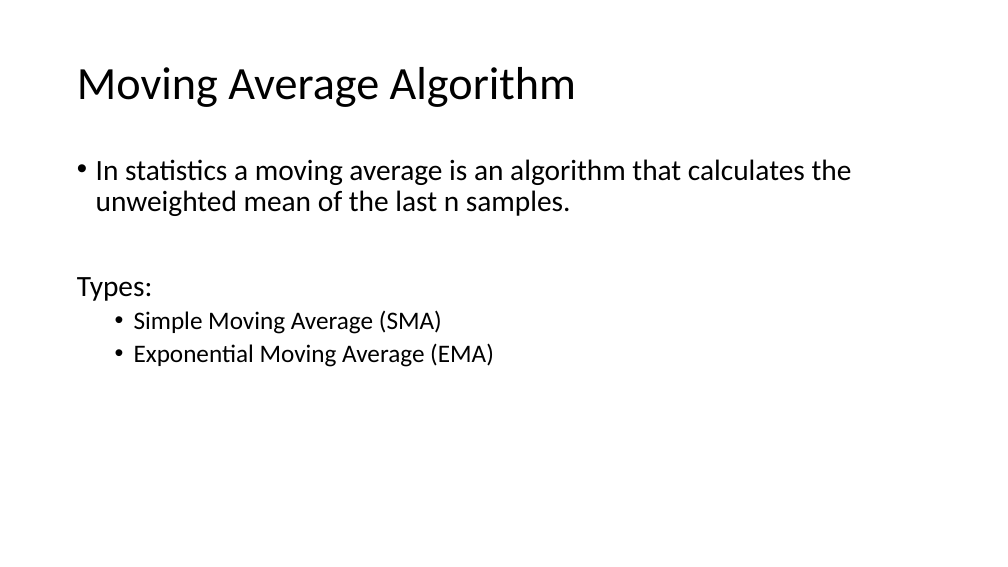
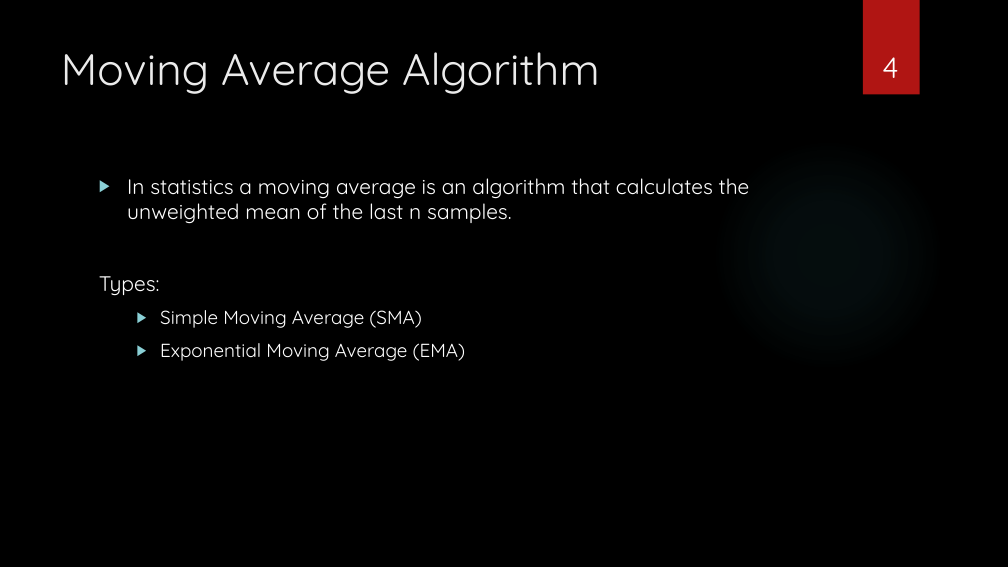
Before and after one commit to ShivakumarRavi/TradingAlgorithms, a slide deck: slide 4 of Python Assignment.pptx. Drawn at 1008x567 pixels with LibreOffice and Linux fonts; fonts in the diff are those of the drawing; background and template pictures are left out. Boxes give left, top, right and bottom in pixels: in the first picture for what was removed or moved away, otherwise in the second. Text is boxed around its words. In the diff, an @@ line names an element or a change of style, - is before the commit and + after.

```diff
--- a/Python Assignment.pptx
+++ b/Python Assignment.pptx
@@ background #FFFFFF to picture (left out) @@
@@ rectangle added at bbox=[863, 0, 920, 95], fill #B01513 @@
@@ title "Moving Average Algorithm": place and size @@
-title "Moving Average Algorithm" at bbox=[77, 67, 576, 107]
+title "Moving Average Algorithm" at bbox=[61, 52, 600, 94]
@@ title "Moving Average Algorithm" at bbox=[61, 52, 600, 94]: size 44 to 42 pt, font Calibri to Quicksand, text colour #000000 to #EBEBEB; line spacing 0.9 to 1; vertical alignment middle to top @@
@@ page number added at bbox=[882, 57, 898, 78], 28 pt, text #FFFFFF @@
+4
@@ ellipse added at bbox=[712, 138, 944, 371], fill gradient #50B9C1 @@
@@ text "In statistics a moving average ...": place and size @@
-text "In statistics a moving average ..." at bbox=[77, 159, 852, 367]
+text "In statistics a moving average ..." at bbox=[99, 178, 750, 361]
@@ text "In statistics a moving average ..." at bbox=[99, 178, 750, 361]: size 28 to 20 pt in "In statistics a moving average is an ...", "Types:"; font Calibri to Quicksand, text colour #000000 to #FFFFFF; size 24 to 18 pt in "Simple Moving Average (SMA)", "Exponential Moving Average (EMA)"; bullet • to ▶; line spacing 0.9 to 1; more space between paragraphs @@
```
Also in this commit, not shown: 15 other slides changed, 1 other file.
